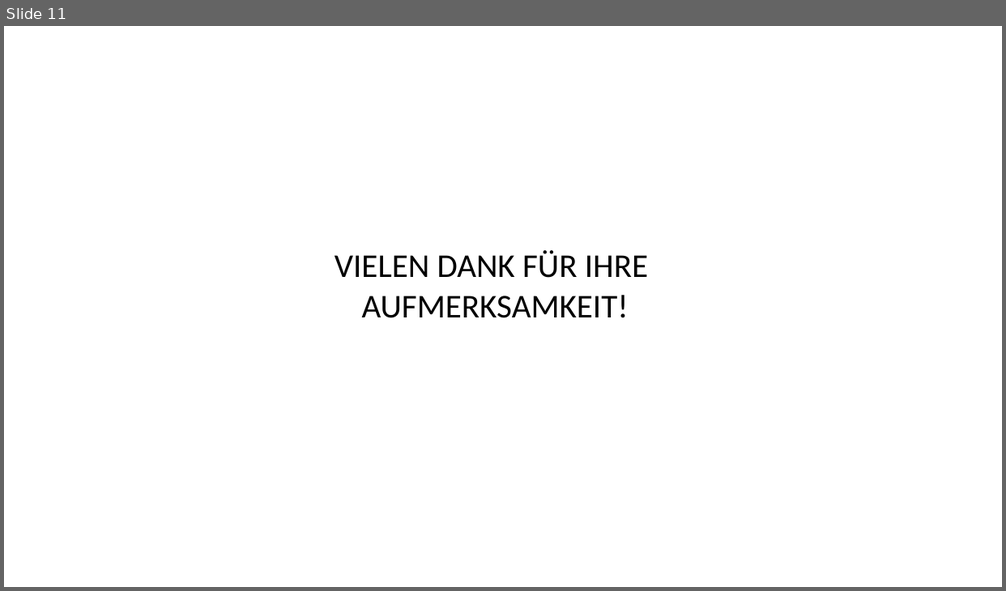
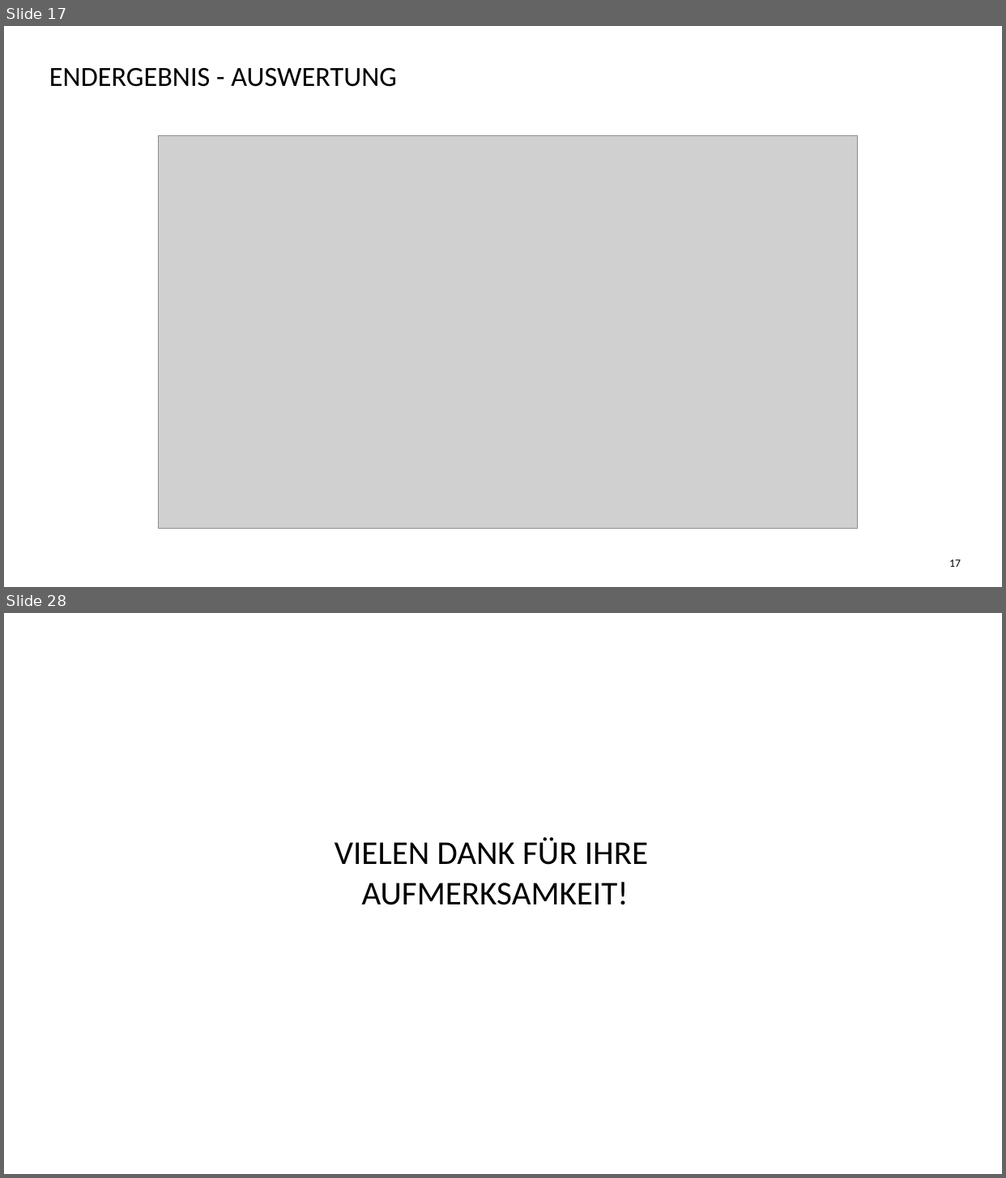
Before and after one commit to Elinuschka/H-DSkript, a slide deck: Candidate Accessment System.pptx. Shown one above the other, each under a label of ours: slide 11 before the commit, slides 17 and 28 after it; the slides between them are not shown. The pictures are 1006x591 and 1006x1178 pixels, drawn with LibreOffice and Linux fonts; fonts in the diff are those of the drawing; grey boxes stand for pictures; background and template pictures are left out. Boxes give left, top, right and bottom in pixels: in the first picture for what was removed or moved away, otherwise in the second. Text is boxed around its words. In the diff, an @@ line names an element or a change of style, - is before the commit and + after.

```diff
--- a/Candidate Accessment System.pptx
+++ b/Candidate Accessment System.pptx
@@ slide 17 added at box(4, 26, 1002, 587), background #FFFFFF @@
@@ title added at box(49, 67, 397, 87), 20 pt, text #000000 @@
+ENDERGEBNIS - AUSWERTUNG
@@ picture added at box(159, 136, 857, 529) @@
@@ page number added at box(949, 560, 961, 567), 8 pt, text #000000 @@
+17
@@ what was slide 11 is now slide 28 @@
```
Also in this commit, not shown: 2 slides changed, 23 other slides added, 7 slides removed.
